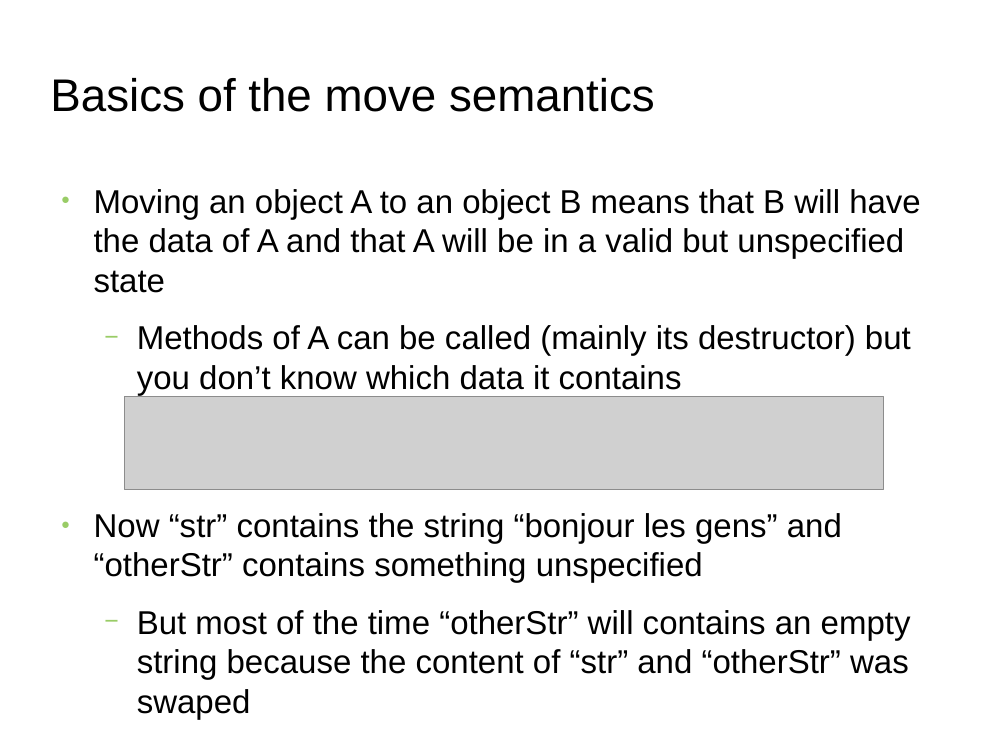
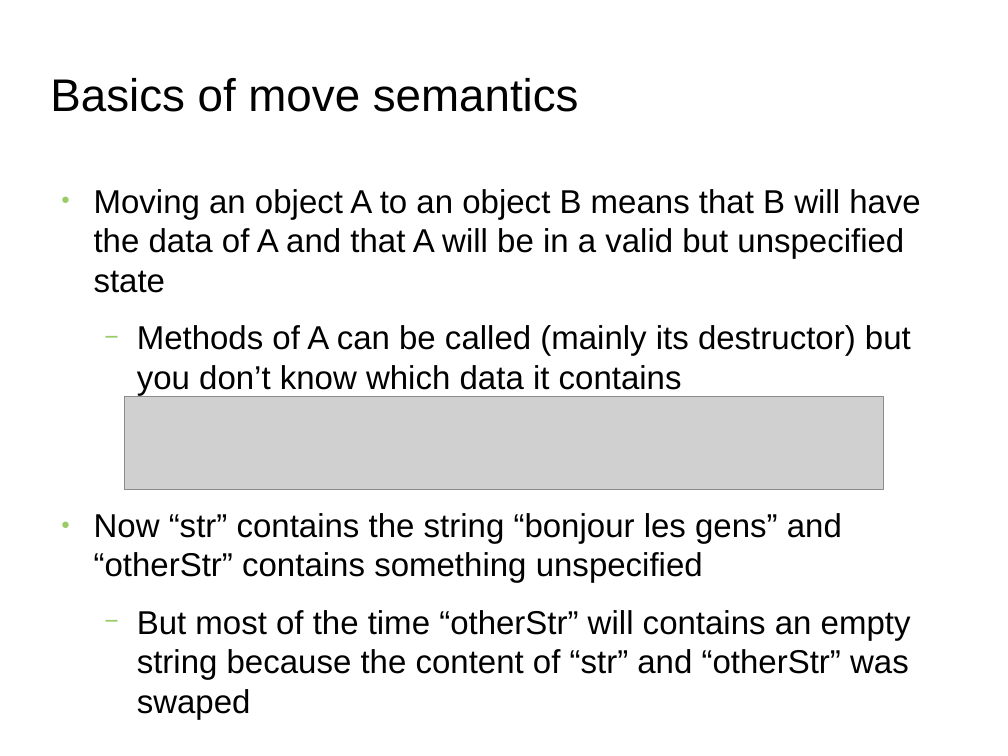
Before and after one commit to FranckRJ/CPP-trainings, a slide deck: slide 3 of traning-move.odp. Drawn at 1008x756 pixels with LibreOffice and Linux fonts; fonts in the diff are those of the drawing; grey boxes stand for pictures; background and template pictures are left out. Boxes give left, top, right and bottom in pixels: in the first picture for what was removed or moved away, otherwise in the second. Text is boxed around its words. In the diff, an @@ line names an element or a change of style, - is before the commit and + after.

```diff
--- a/traning-move.odp
+++ b/traning-move.odp
@@ title at [50,78,579,112]: text changed @@
-Basics of the move semantics
+Basics of move semantics
```
Also in this commit, not shown: 3 other slides changed.
